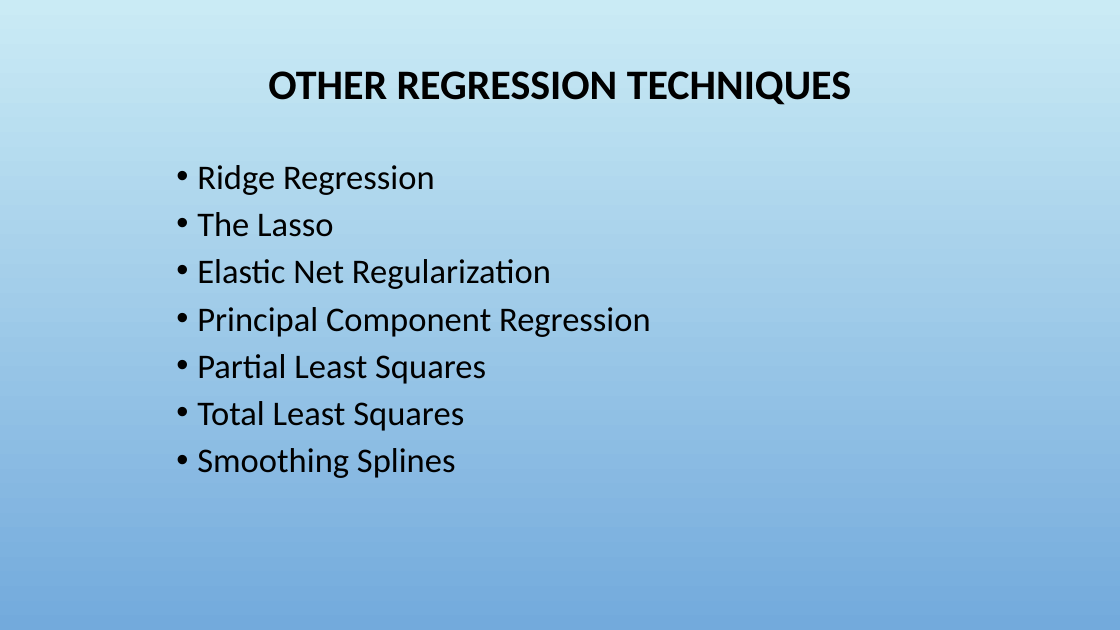
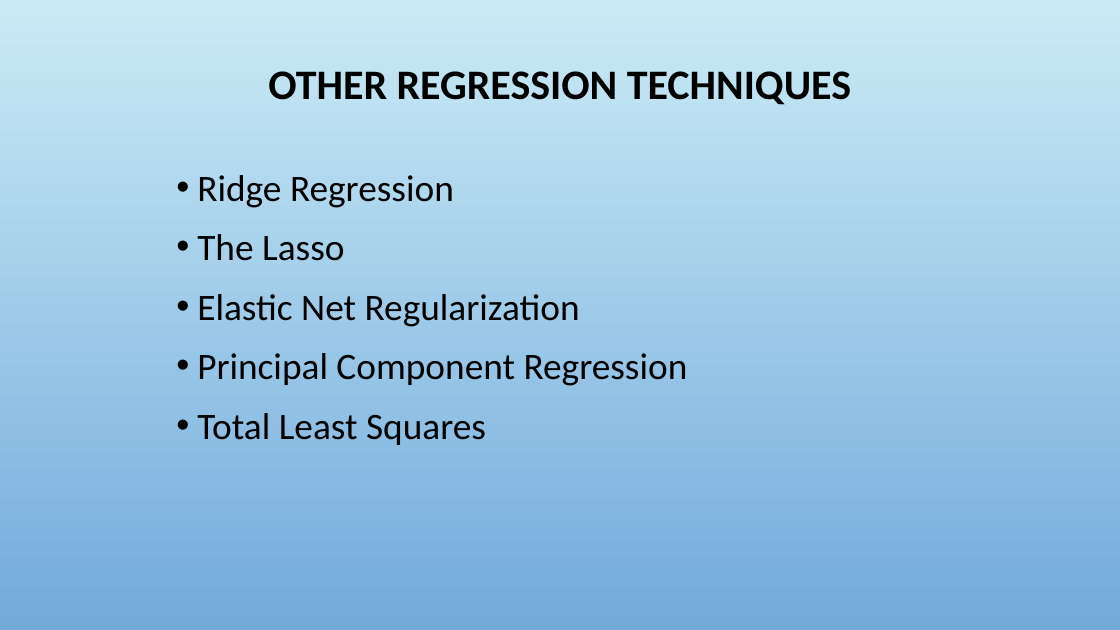
Before and after one commit to fredhutchio/intro-machine-learning, a slide deck: slide 80 of 3. Regression.pptx. Drawn at 1120x630 pixels with LibreOffice and Linux fonts; fonts in the diff are those of the drawing; background and template pictures are left out. Boxes give left, top, right and bottom in pixels: in the first picture for what was removed or moved away, otherwise in the second. Text is boxed around its words. In the diff, an @@ line names an element or a change of style, - is before the commit and + after.

Commit message:
Regression Update

```diff
--- a/3. Regression.pptx
+++ b/3. Regression.pptx
@@ text "Ridge Regression" at (x1=197, y1=175, x2=688, y2=445): size 29.6 to 32 pt; line spacing 1 to 1.2 @@
@@ text at (x1=197, y1=354, x2=486, y2=384): paragraph removed @@
-    • Partial Least Squares
@@ text at (x1=197, y1=448, x2=456, y2=478): paragraph removed @@
-    • Smoothing Splines
```
Also in this commit, not shown: 31 slides added.
